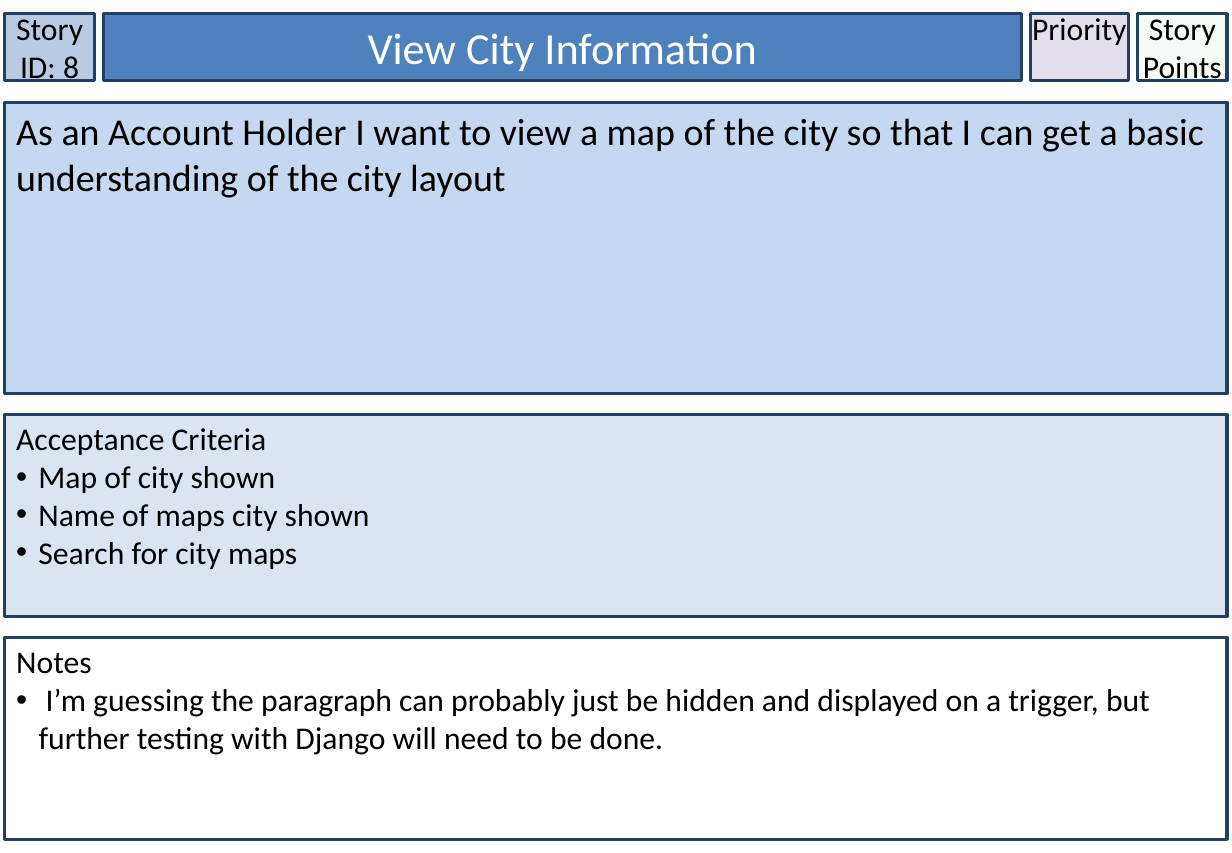
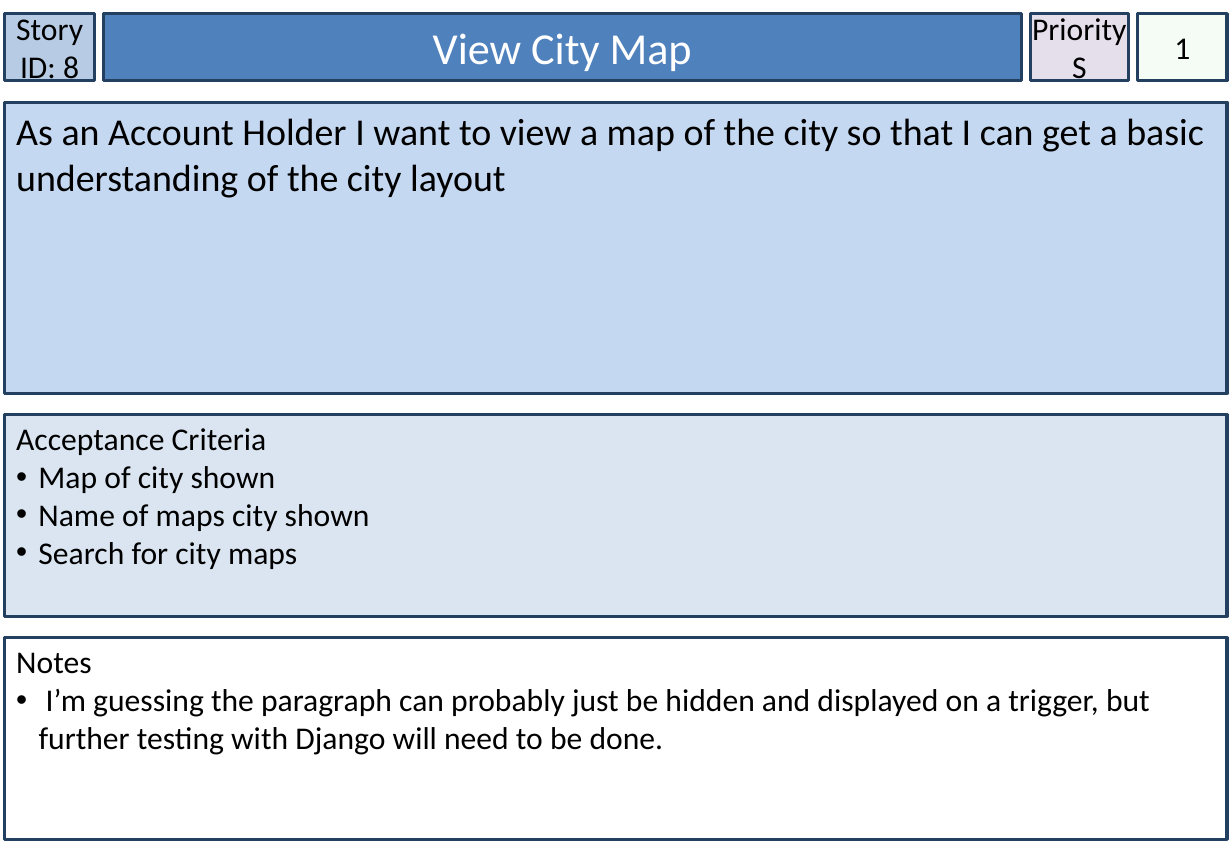
Before and after one commit to lowejosh/Django-landmarks, a slide deck: slide 9 of Story Cards.pptx. Drawn at 1232x853 pixels with LibreOffice and Linux fonts; fonts in the diff are those of the drawing. Boxes give left, top, right and bottom in pixels: in the first picture for what was removed or moved away, otherwise in the second. Text is boxed around its words. In the diff, an @@ line names an element or a change of style, - is before the commit and + after.

```diff
--- a/Story Cards.pptx
+++ b/Story Cards.pptx
@@ text in rectangle at (433, 33, 692, 71): text changed @@
-View City Information
+View City Map
@@ text in rectangle at (1072, 57, 1087, 82): paragraph added @@
+S
@@ text in rectangle at (1174, 38, 1190, 59): text changed @@
-Story Points
+1
```
Also in this commit, not shown: 29 other slides changed, 2 other files.
